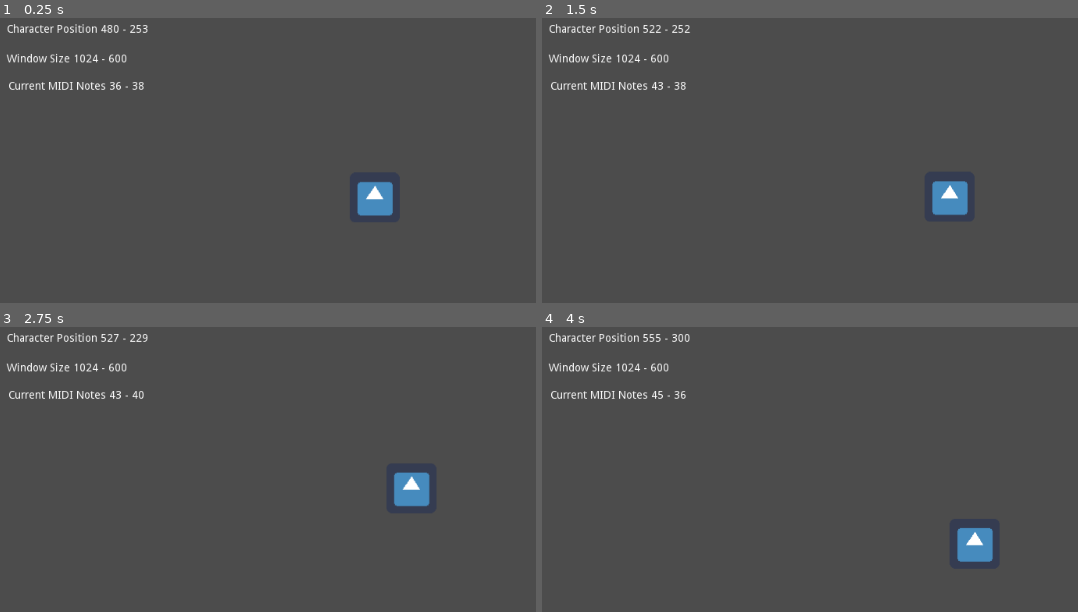
Above: before the commit, frames 1-4 (two rows, left to right).
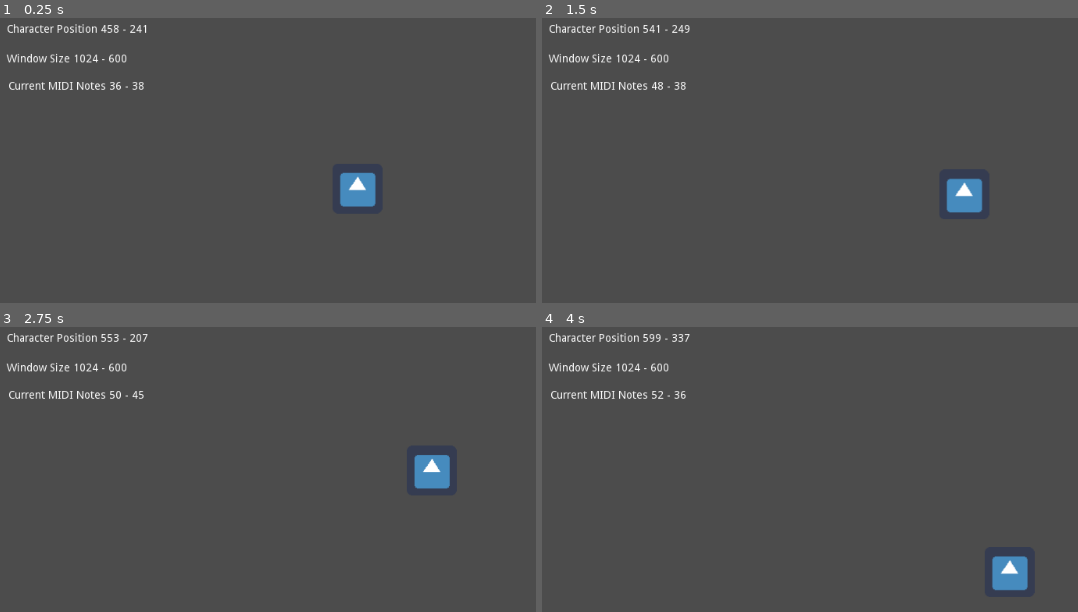
Above: after the commit, the same moments.

Repository: DomDumont/MusicExperiment
Game: Godot game, scene res://MainNode.tscn
Two runs of this game, one before a commit and one after it. Both use one fixed random seed, a clock stepped at 60 frames per second and the inputs below. The engine's default icon, where the game draws it, is replaced by a stand-in: a white triangle on a blue panel in a dark square.
Inputs (mouse positions are in pixels of both pictures, inside the frame that each line leads up to):
- Up to frame 1 (0.25 s): no input
- Up to frame 2 (1.5 s): move the mouse to (outside the picture) at 0.52 s; press the mouse at (outside the picture) at 0.53 s; move the mouse to (783, 257) at 1.27 s; release the mouse at (783, 257) at 1.28 s; click (783, 257) at 1.35 s
- Up to frame 3 (2.75 s): move the mouse to (477, 441) at 2.02 s; press the mouse at (477, 441) at 2.03 s
- Up to frame 4 (4 s): move the mouse to (outside the picture) at 2.77 s; release the mouse at (outside the picture) at 2.78 s; click (outside the picture) at 2.85 s; move the mouse to (outside the picture) at 3.52 s; press the mouse at (outside the picture) at 3.53 s

The runs differ from the first frame. In frame 1, 1.2% of the frame differs, in the area x 19-74%, y 2-70%; in frame 2, 1.0%; in frame 3, 1.4%; in frame 4, 1.7%, in the area x 19-91%, y 2-93%.

Commit message:
On va s'arreter là pour l'instant

Diff:
--- a/Character.gd
+++ b/Character.gd
@@ -1,6 +1,6 @@
 extends KinematicBody2D
 
-export (int) var speed = 100
+export (int) var speed = 200
 
 var target = Vector2()
 var velocity = Vector2()
--- a/MainNode.gd
+++ b/MainNode.gd
@@ -29,17 +29,15 @@
 	var calculator: NoteValueCalculator = get_node("/root/NoteValue")
 
 	if current_midi_note.x != old_midi_note.x :
-		print("note x now"+ str(current_midi_note.x))
 		old_midi_note.x = current_midi_note.x
 		var name = calculator.get_note_name(current_midi_note.x )
 		var octave = calculator.get_note_octave(current_midi_note.x )
-		#$AudioStreamPlayer/Multisampler.play_note(name,octave)
+		$AudioStreamPlayer/Multisampler.play_note(name,octave)
 	if current_midi_note.y != old_midi_note.y :
-		print("note y now"+ str(current_midi_note.y))
 		old_midi_note.y = current_midi_note.y
 		var name = calculator.get_note_name(current_midi_note.y )
 		var octave = calculator.get_note_octave(current_midi_note.y)
-		#$AudioStreamPlayer/Multisampler.play_note(name,octave)
+		$AudioStreamPlayer/Multisampler.play_note(name,octave)
 
 func FilterCurrentNote(note,scale):
 	var noteInOctave = note % 12;
